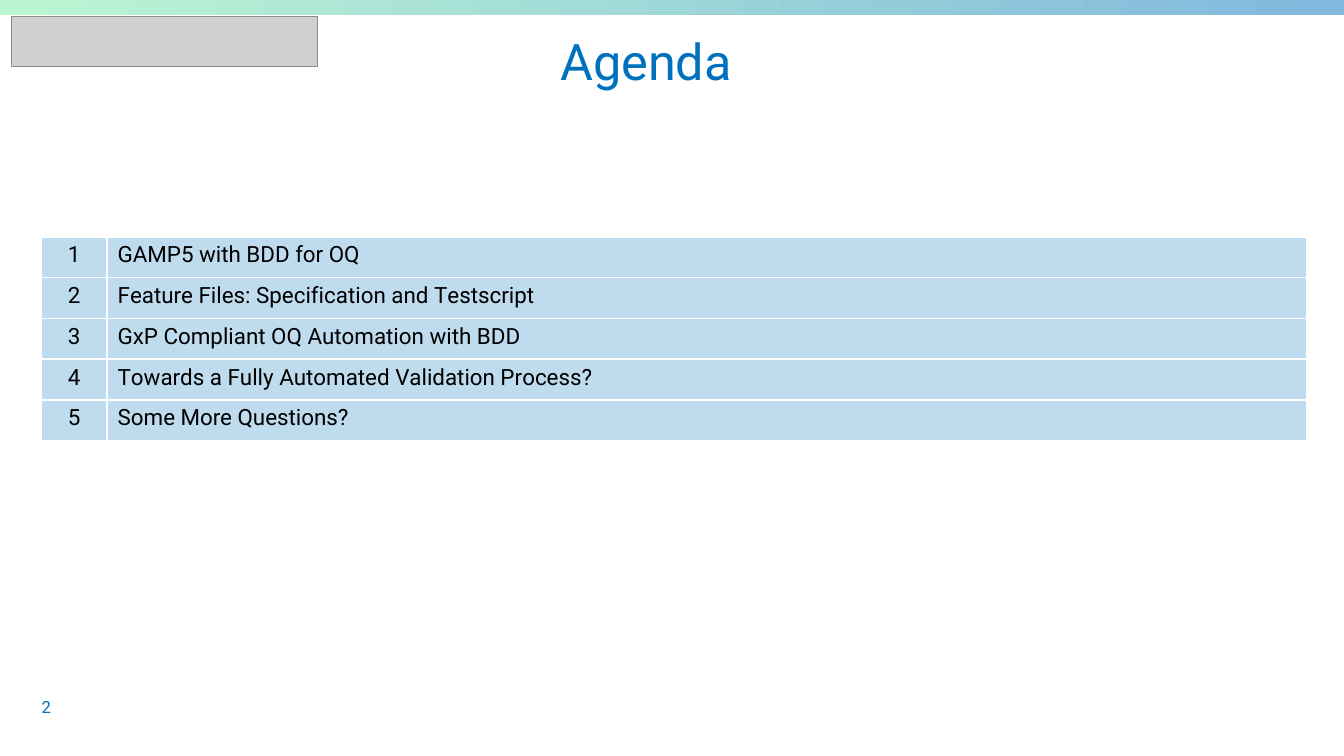
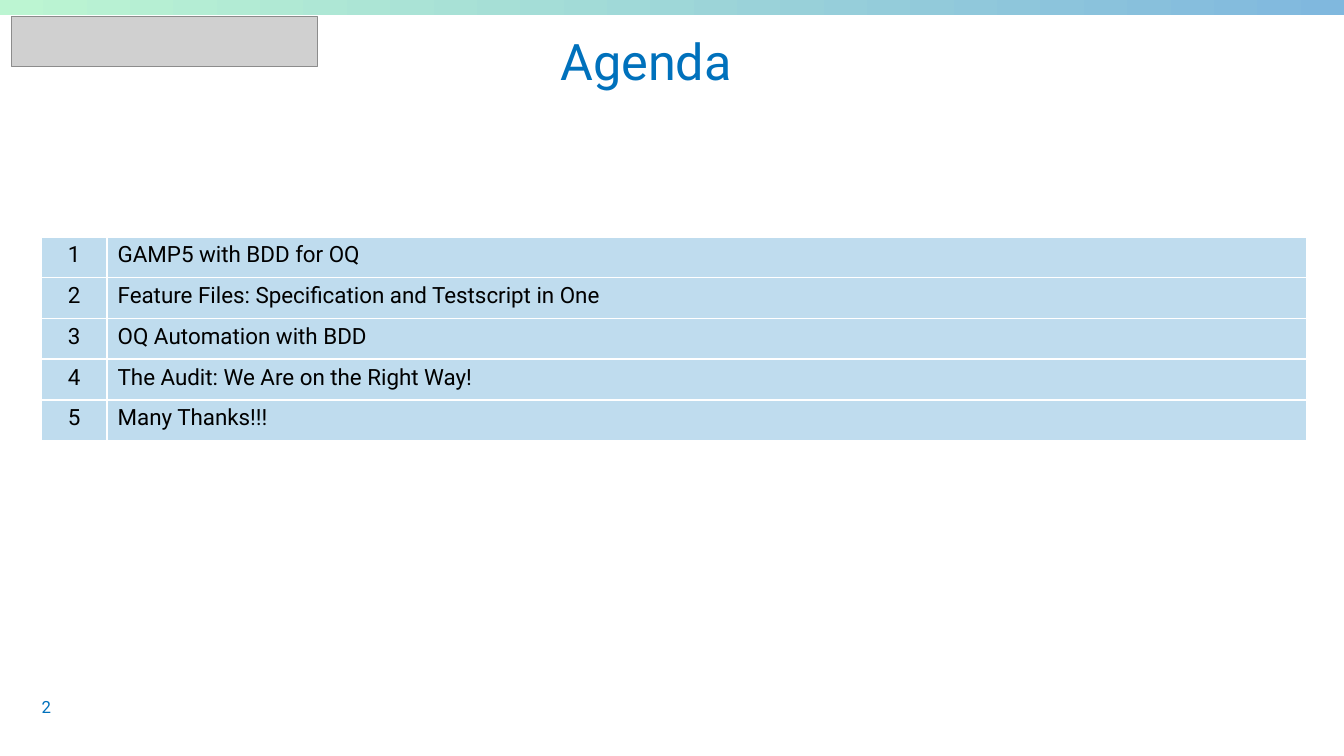
Before and after one commit to sableu/BDD4OQ, a slide deck: slide 2 of thesis/Presentation/FinalPresentation.pptx. Drawn at 1344x756 pixels with LibreOffice and Linux fonts; fonts in the diff are those of the drawing; grey boxes stand for pictures; background and template pictures are left out. Boxes give left, top, right and bottom in pixels: in the first picture for what was removed or moved away, otherwise in the second. Text is boxed around its words. In the diff, an @@ line names an element or a change of style, - is before the commit and + after.

```diff
--- a/thesis/Presentation/FinalPresentation.pptx
+++ b/thesis/Presentation/FinalPresentation.pptx
@@ table at box(41, 237, 1306, 442) @@
-row 2, column 2: Feature Files: Specification and Testscript
+row 2, column 2: Feature Files: Specification and Testscript in One
-row 3, column 2: GxP Compliant OQ Automation with BDD
+row 3, column 2: OQ Automation with BDD
-row 4, column 2: Towards a Fully Automated Validation Process?
+row 4, column 2: The Audit: We Are on the Right Way!
-row 5, column 2: Some More Questions?
+row 5, column 2: Many Thanks!!!
```
Also in this commit, not shown: 5 other slides changed.
